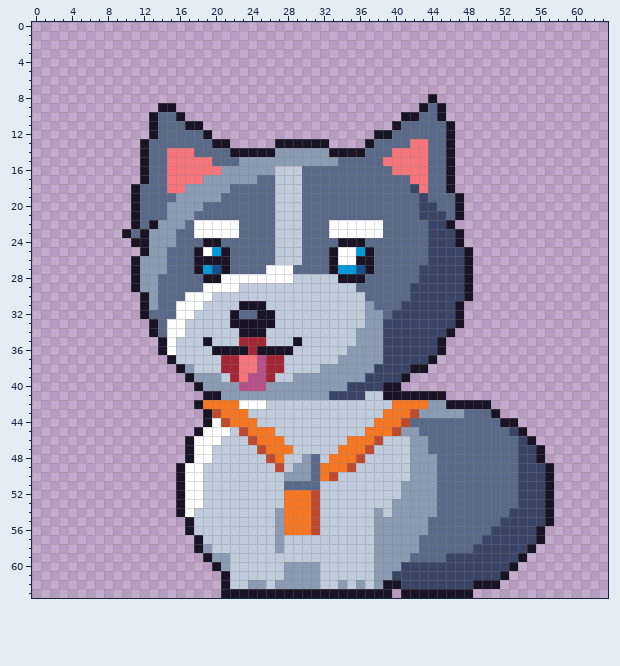
A pixel-art file gets an edit: art/portraits/portrait-dog-koda.aseprite. That is the earlier state.
64x64 pixels, 1 frame.
New version:
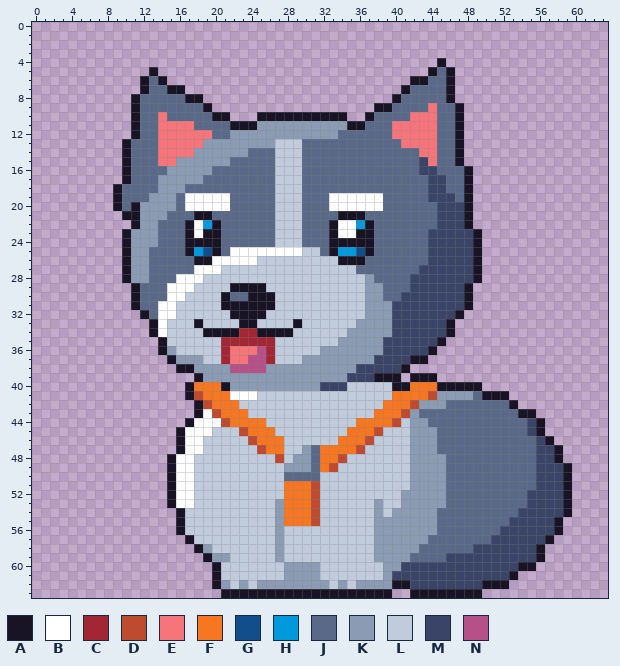
Palette (. is transparent): A #181425  B #ffffff  C #a22633  D #be4a2f  E #f6757a  F #f77622  G #124e89  H #0099db  J #5a6988  K #8b9bb4  L #c0cbdc  M #3a4466  N #b55088
Difference:
Changed rows in their new state; - is an unchanged pixel.
first column x 9:
 4 ------------------------------------A--------------
 5 ----A------------------------------AJA-------------
 6 ---AJA---------------------------AAJJA-------------
 7 ---AJJAA------------------------AJJJJA-------------
 8 --AJJJJJAA---------------------AJJJJJA-------------
 9 --AJJJJJJJA------------------AAJJJJEJJA------------
10 --AJJE-JJJJAA---AAAAAAAAAA--AJJJJEEEJJA------------
11 --AJJEEEEJJJJAAAKKKKKKKKKKAAJJJEEEEE-JA------------
12 --AJJEEEEEEJJKKKKKKKKKKKKJJJJJJEEEEE-JA------------
13 -AJJ-EEEEEKKKKKKKKLLLJJJJJJJJ---E--E-JA------------
14 -AJJ-E---KKKKKKJJJLLLJJJJJJJ---JJJ-E-JA------------
15 -AJJ-E-KKKKKK-JJJJLLLJJJJ-----JJJJME-JA------------
16 -AJJ--KKKKKJJJJJJJ-------------JJJMM-JJA-----------
17 -AJJ-KKKKKJJJJJJ-----------------JJMMJJA-----------
18 AJJ--KKKJJJJJ--------------------JJMMJJA-----------
19 AJJ-KKKJBBBBB-----------BBBBBB----JMMMJA-----------
20 AJ-KKK-JBBBBB-----------BBBBBB----JJMMMA-----------
21 -A-KKKJJJAA--------------AAA------JJ-MMA-----------
22 ---KKJJJA-HAJJ----------A--HAJ-----J-MMA-----------
23 --KK-JJ-A-AAJJ----------A--AAJ--------MMA----------
24 -AKK-JJ-AA--------------A---A---------MMA----------
25 -AKKJJ--AHGAJBBBBBBBBLL--HHG-----------MA----------
26 -AK-JJ-----BBBBBLL---LLLLAA-J----------MA----------
27 -AK-JJ---BBBLLLLLLLLLLLLLLLJJ----------MA----------
28 -AK-J--BBBLLLLLLLLLL-----LLLK----M-----MA----------
29 ---JJ-BBBLLLLAAAA----------LKK---------------------
30 --AJJ-BBLLL-AJJAAA----------KK--M------------------
31 --AJJBBLLL--AA---A-----------KKM------MA-----------
32 -----BBLL-----AA-L------------K--------------------
33 -----BLL-A---L--LL--A------K--K------A.------------
34 -----BLL--AAAACC-AAA------K---K--------------------
35 ------L---L-CC---C--L----KK------------------------
36 ------K----LCEEENCLL---KKK---------A.--------------
37 -------KKK---E-N--L--KKKK----M---AA.---------------
38 --------AKKKKNNN-KKKKKK----MM---A..----------------
39 --------.A--KKKKKKKK------MM-AAA.AAA---------------
40 --------AFFFA-KKK------MMMLLLLL-AFFFAAAAA----------
41 --------ADFFFBBBLLLLLLLLLLLL--LFFFFDKKKKJAAA-------
42 ----------D---LLL-------------F--DK--JJJJJJJA------
43 ---------AB------------------F--DKJJJJJ---JJJAA----
44 --------ABB-----F----------FF--DLKK--------JJJMA---
45 -------ABB-LL-------------FF-DLLL-KK--------JJMA---
46 -------AB-LL-------------F--DL-----K---------JJMA--
47 -------AB-L--------L-KJFF--DL------K---------JJMMA-
48 ------ABBLL------LD-K--F-DLL--------K--------JJMMA-
49 ------AB-L--------LK----DLL---------K--------JJ-MMA
50 ------AB-L---------JJJ-LL-----------K--------JJ-MMA
51 ------AB-L---------FFFD---------L---K--------JJ-MMA
52 ------AB-L--------------------------K--------J--MMA
53 ------AB-L--------K----------K-L----K--------J--MMA
54 --------L-----------------------------------J---MMA
55 -------AL--------------------------K-------J----MA-
56 -------AL----------LLLL------------K------J----MMA-
57 --------AL------------------------K------J-----MA--
58 ----------------------------------------------MA---
59 ------------------K--------------------------MMA---
60 ------------L----------------L--------------MAA----
61 -----------AL----------------L-------------MA------
62 -----------AK-KL-K-----K----K-K-A-------M--A-------
63 --------------------------------.-------A----------
Where, in picture pixels (left, top, right, bottom), the same in both pictures:
changed: (113, 58, 572, 598)
